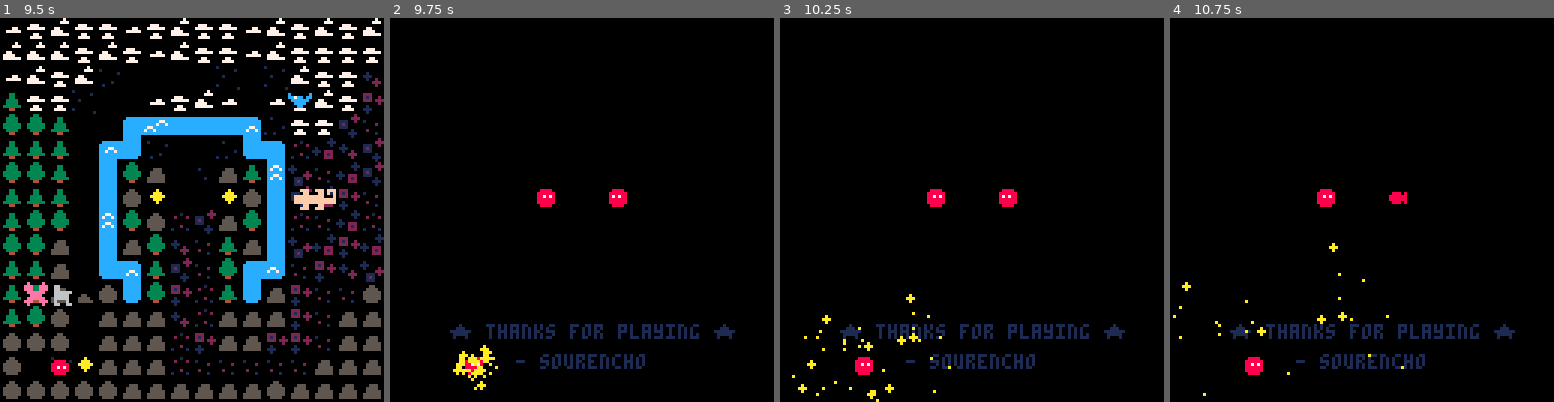
Above: before the commit, frames 1-4 (left to right).
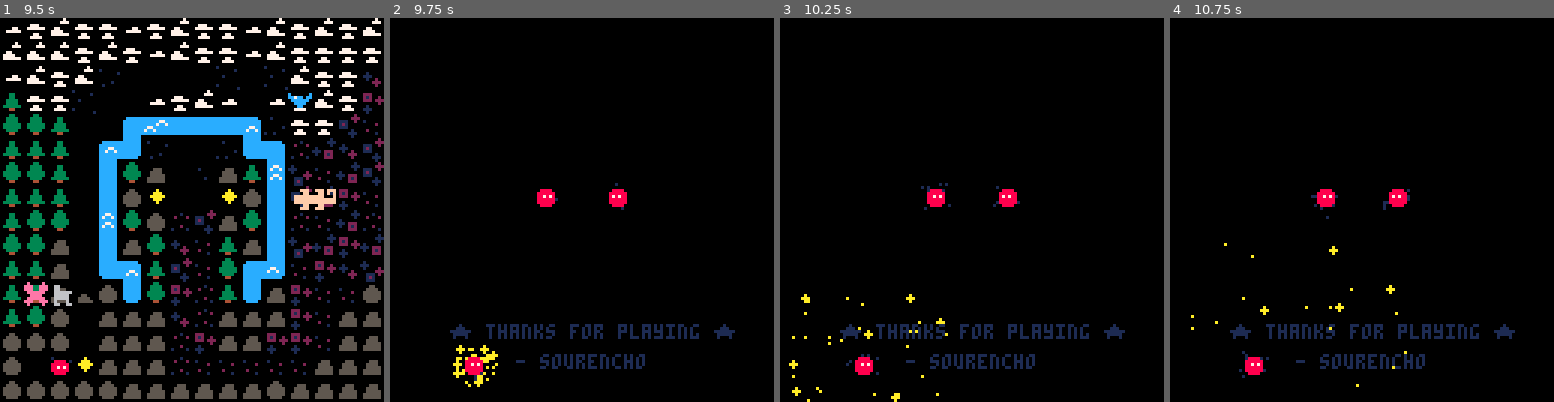
Above: after the commit, the same moments.

Repository: sourencho/mimic
Game: PICO-8 cartridge mimic.p8
Two runs of this game, one before a commit and one after it. Both use one fixed random seed, a clock stepped at 60 frames per second and the inputs below.
Inputs:
- Up to frame 1 (9.5 s): tap X (X key) at 0.33, 1.07, 1.85, 2.97, 4.08, 5.2, 6.32, 7.43, 8.55 s; tap O (Z key) at 0.7, 1.7, 2.1, 2.5, 2.9, 3.3, 3.7, 4.1, 4.5, 4.9, 5.3, 5.7, 6.1, 6.5, 6.9, 7.3, 7.7, 8.1, 8.5, 8.9, 9.3 s; hold Right 1.6-2.1 s; hold Up 2.15-2.42 s; hold Right 2.47-3.03 s; hold Left 3.08-3.58 s; hold Down 3.63-3.97 s; hold Right 4.02-4.68 s; hold Up 4.73-5.03 s; hold Left 5.08-5.68 s; hold Down 5.73-6.03 s; hold Right 6.08-6.58 s; hold Right 6.63-7.13 s; hold Up 7.18-7.45 s; hold Right 7.5-8.07 s; hold Left 8.12-8.62 s; hold Down 8.67-9 s; hold Right from 9.05 s (still down)
- Up to frame 2 (9.75 s): tap X (X key) at 9.67 s; tap O (Z key) at 9.7 s; release Right at 9.72 s
- Up to frame 3 (10.25 s): hold Up 9.77-10.07 s; tap O (Z key) at 10.1 s; hold Left from 10.12 s (still down)
- Up to frame 4 (10.75 s): tap O (Z key) at 10.5 s; release Left at 10.72 s

Frame 1 is identical in both runs. In frame 2, 0.5% of the frame differs, in the area x 16-61%, y 42-97%; in frame 3, 0.8%, in the area x 2-63%, y 42-100%; in frame 4, 0.7%.

Commit message:
vicory screen particles

Diff:
--- a/mimic.p8
+++ b/mimic.p8
@@ -238,6 +238,8 @@
 
 -- == UTIL ==
 
+function pick(ar,k) k=k or #ar return ar[flr(rnd(k))+1] end
+
 function _any(xs, cond)
     for x in all(xs) do
         if (cond(x)) return true, x
@@ -1001,7 +1003,7 @@
         add(victory_sprites, player_spr[1][1])
     end
 
-    victory_sprite_candidates = {player_spr[1][1]}
+    victory_sprite_candidates = {player_spr[1][1], player_spr[1][1], player_spr[1][1]}
     for x in all(npcs) do
         if body_size(x) < 3 then
             add(victory_sprite_candidates, x.spr_n[1][1])
@@ -1576,7 +1578,7 @@
 end
 
 function win_vfx(pos)
-    explode_vfx(pos, 10, 1.5, 40, 30, 90, 0.3, 1.5)
+    explode_vfx(pos, {10}, 1.5, 40, 30, 90, 0.5, 1.5)
 end
 
 function transform_vfx(a, col1, dur, col2)
@@ -1625,11 +1627,11 @@
     end
 end
 
-function explode_vfx(pos, col, size, count, min_dur, max_dur, min_spd, max_spd)
+function explode_vfx(pos, cols, size, count, min_dur, max_dur, min_spd, max_spd)
     for i=0,count do
         spark = {
             pos = {x = pos.x*8 + 4, y = pos.y*8 + 4},
-            col = col,
+            col = pick(cols),
             draw_fn = draw_spark,
             start_tick = game.tick,
             end_tick = game.tick + rnd(max_dur - min_dur) + min_dur,
@@ -1676,11 +1678,17 @@
 
 function draw_victory()
     cls()
+    draw_particles()
+
+    -- draw player reflection
     pal(red_pal)
-
-    -- draw player reflection
     for i=1,#victory_sprite_pos do
         local v_pos = victory_sprite_pos[i]
+
+        -- draw sparks
+        explode_vfx(v_pos, {1}, 1, 2, 6, 9, 0.3, 1)
+
+        -- draw sprite
         local on_right = v_pos.x*8 > 64
         local total_switch_time = 180
         -- switch sprites over time
@@ -1701,9 +1709,7 @@
             --]]
         end
 
-        local v_spr = victory_sprites[i]
-
-        spr(v_spr, v_pos.x*8, v_pos.y*8, 1, 1, not on_right)
+        spr(victory_sprites[i], v_pos.x*8, v_pos.y*8, 1, 1, not on_right)
     end
     pal()
 
@@ -1712,7 +1718,6 @@
     won_text_2 = "- sourencho"
     print(won_text_1, hcenter(won_text_1), 102, 1)
     print(won_text_2, hcenter(won_text_2), 112, 1)
-    draw_particles()
 end
 
 function draw_level_splash(l)
